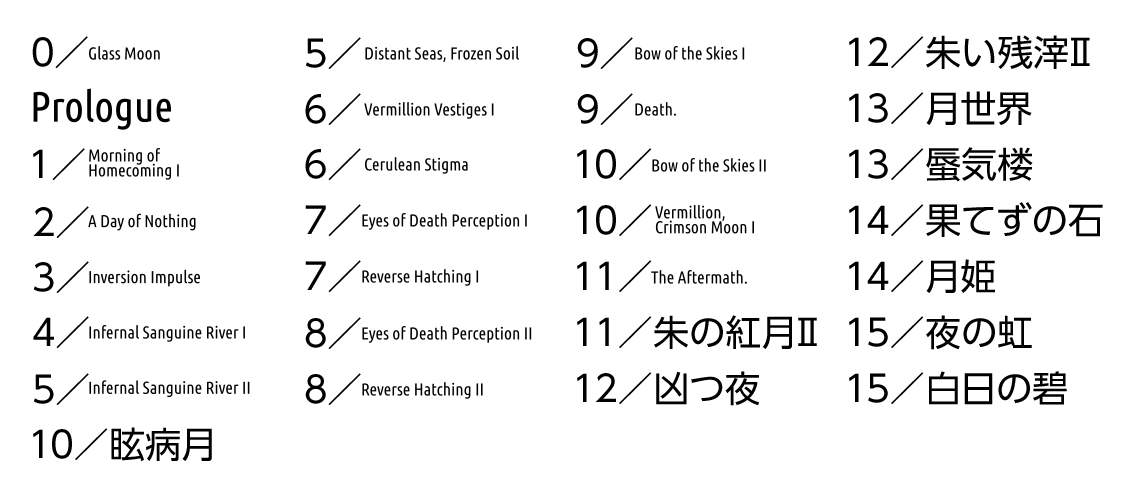
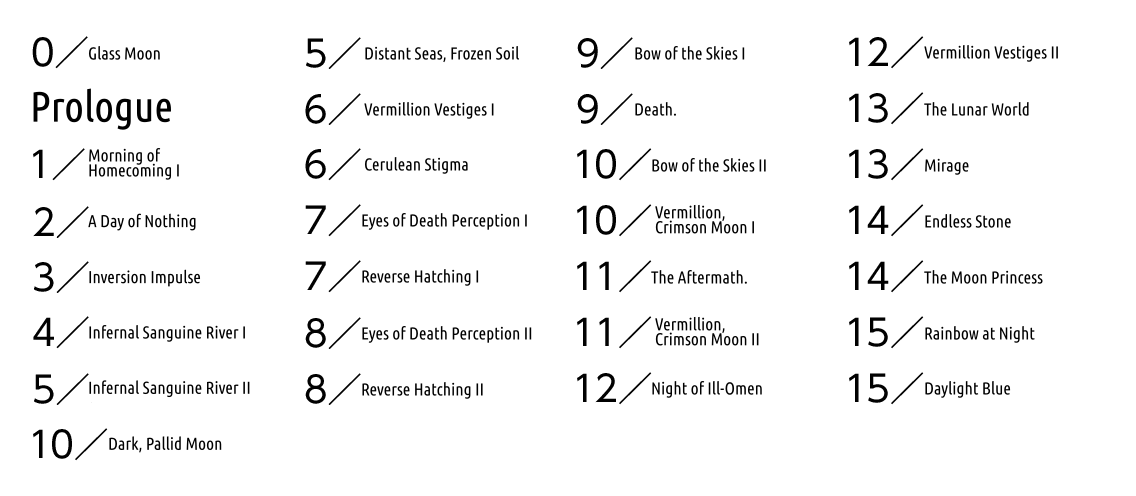
Comparing the layer stacks of the two 1136px x 496px images. Changes:
painted on "background" over [109, 35, 1103, 462]
